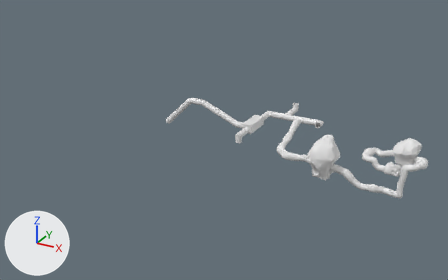
One commit to the FBX model Gribbys Radical Robbery/Assets/Scenes/Cave/cave.fbx: the scene before it, then after it.
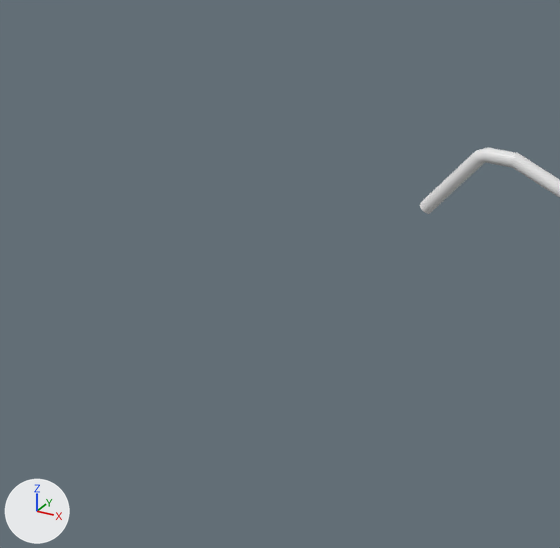
Each version is shown whole from a 50 mm camera at (59.1, -260.1, 126.7) aimed at (-85.4, 2.6, -4.6), then close up on the part from 0% to 49% of the width and 14% to 91% of the height. The lights are fixed; the arrows at lower left show +X, +Y and +Z.

The first close-up shows 'Pipe'.
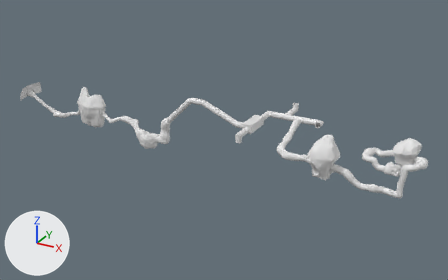
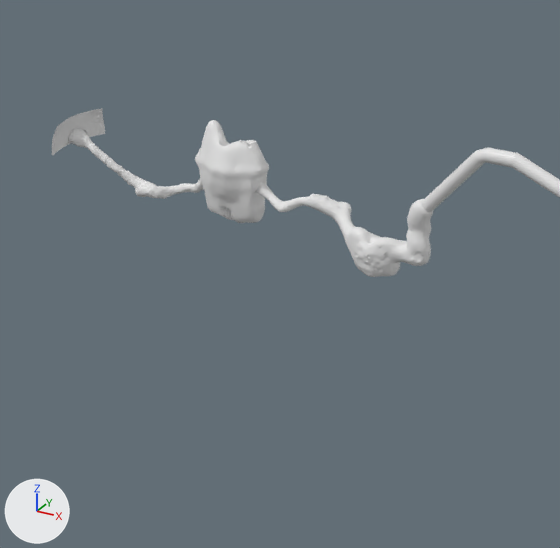
Commit message: MORE CAVE!!

What differs and where, as boxes (x1, y1, x2, y2) in the close-ups (560 x 548 px):
'Cave2Chamber', added
    after: (195, 120, 269, 223)
'Cave2Tunnel1', added
    after: (255, 182, 433, 277)
'Cave2Tunnel2', added
    after: (69, 129, 204, 199)
'OutsideCliff', added
    after: (52, 108, 105, 155)

Edits to the bpy script that builds the scene:
```text
Add mat_cliff:
    mat_cliff = principled_material('Cliff')
    mat_cliff.base_color = (0.8, 0.8, 0.8)  # white #e7e7e7
    mat_cliff.roughness = 0.75
Add me_cube_008:
    me_cube_008.from_pydata(...)  # 4516 vertices, 4414 faces; spans x -174.4..-155.7, y -13.0..-2.2, z -9.2..13.6
    me_cube_008.materials.append(mat_cave)  # white #e7e7e7
Add me_cube_009:
    me_cube_009.from_pydata(...)  # 11048 vertices, 11060 faces; spans x -159.3..-110.6, y -14.8..-2.0, z -12.1..6.7
    me_cube_009.materials.append(mat_cave)  # white #e7e7e7
Add me_cube_010:
    me_cube_010.from_pydata(...)  # 9082 vertices, 9110 faces; spans x -212.7..-170.3, y -13.3..-2.2, z -9.6..4.9
    me_cube_010.materials.append(mat_cave)  # white #e7e7e7
Add me_cube_005_1:
    me_cube_005_1.from_pydata(...)  # 292 vertices, 256 faces; spans x -213.1..-209.3, y -16.5..0.4, z 1.2..8.6
    me_cube_005_1.materials.append(mat_cliff)  # white #e7e7e7
Add ob_cave2chamber:
    ob_cave2chamber = bpy.data.objects.new('Cave2Chamber', me_cube_008)
    ob_cave2chamber.location = (0.0, 0.0, 0.0)
Add ob_cave2tunnel1:
    ob_cave2tunnel1 = bpy.data.objects.new('Cave2Tunnel1', me_cube_009)
    ob_cave2tunnel1.location = (0.0, 0.0, 0.0)
Add ob_cave2tunnel2:
    ob_cave2tunnel2 = bpy.data.objects.new('Cave2Tunnel2', me_cube_010)
    ob_cave2tunnel2.location = (0.0, 0.0, 0.0)
Add ob_outsidecliff:
    ob_outsidecliff = bpy.data.objects.new('OutsideCliff', me_cube_005_1)
    ob_outsidecliff.location = (0.0, 0.0, 0.0)
```
